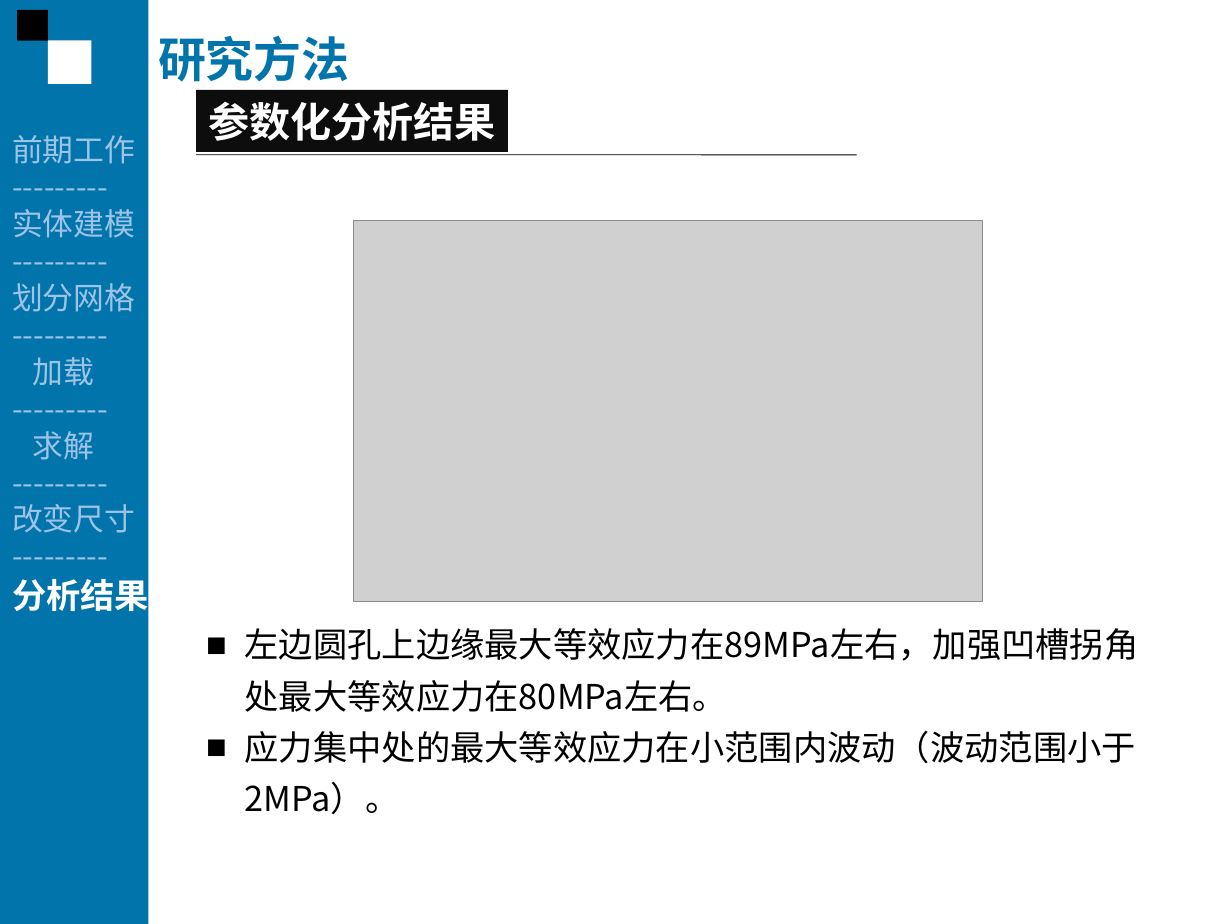
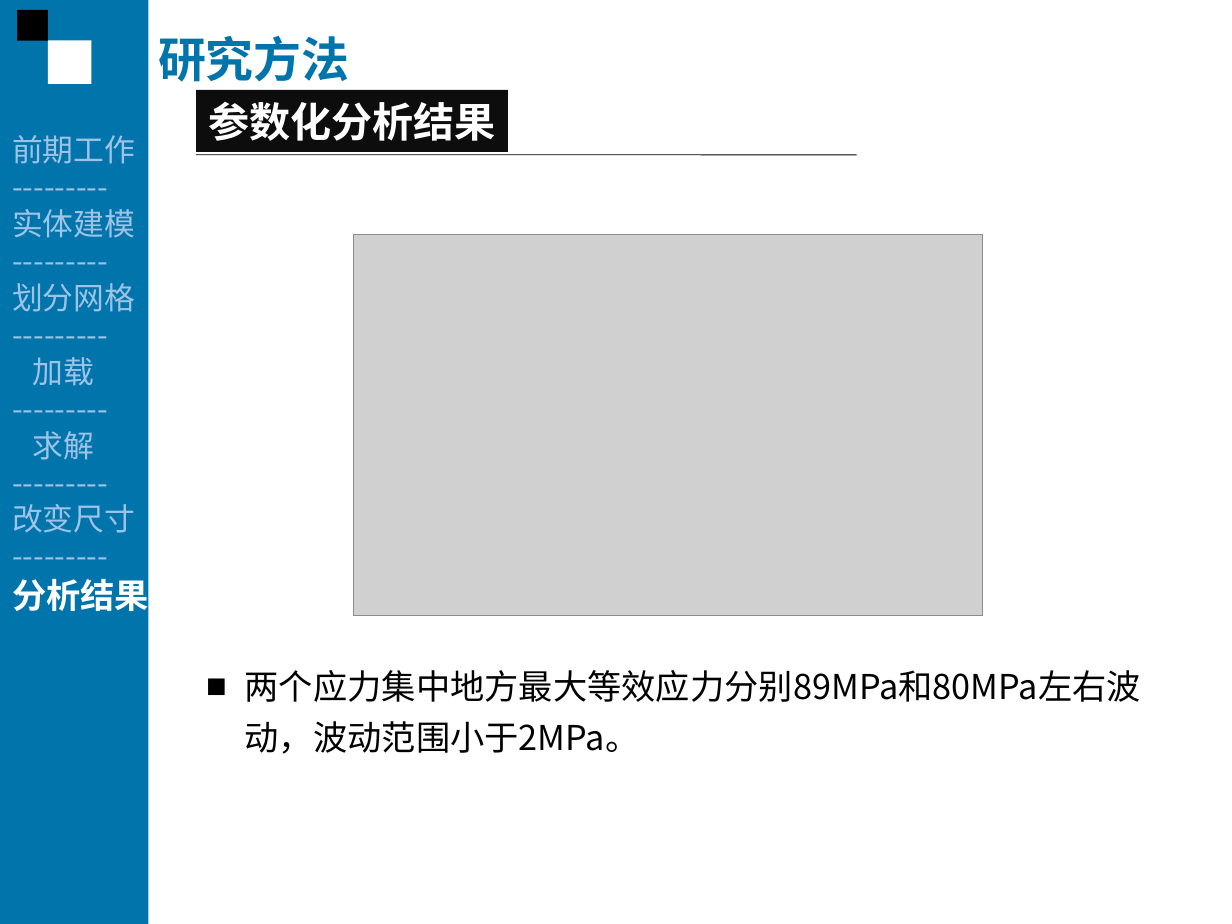
Before and after one commit to Fitor/Thesis, a slide deck: slide 22 of report/Report By Ci.ppt (slide 30 before the commit). Drawn at 1232x924 pixels with LibreOffice and Linux fonts; fonts in the diff are those of the drawing; grey boxes stand for pictures; background and template pictures are left out. Boxes give left, top, right and bottom in pixels: in the first picture for what was removed or moved away, otherwise in the second. Text is boxed around its words. In the diff, an @@ line names an element or a change of style, - is before the commit and + after.

```diff
--- a/report/Report By Ci.ppt
+++ b/report/Report By Ci.ppt
@@ picture: place and size @@
-picture at <box>354,221,982,601</box>
+picture at <box>354,234,982,615</box>
@@ text at <box>245,670,1141,754</box>: text changed @@
-■ 左边圆孔上边缘最大等效应力在89MPa左右，加强凹槽拐角处最大等效应力在80MPa左右。
-■ 应力集中处的最大等效应力在小范围内波动（波动范围小于2MPa）。
+■ 两个应力集中地方最大等效应力分别89MPa和80MPa左右波动，波动范围小于2MPa。
```
Also in this commit, not shown: 17 other slides changed, 9 slides removed, 2 other files.
